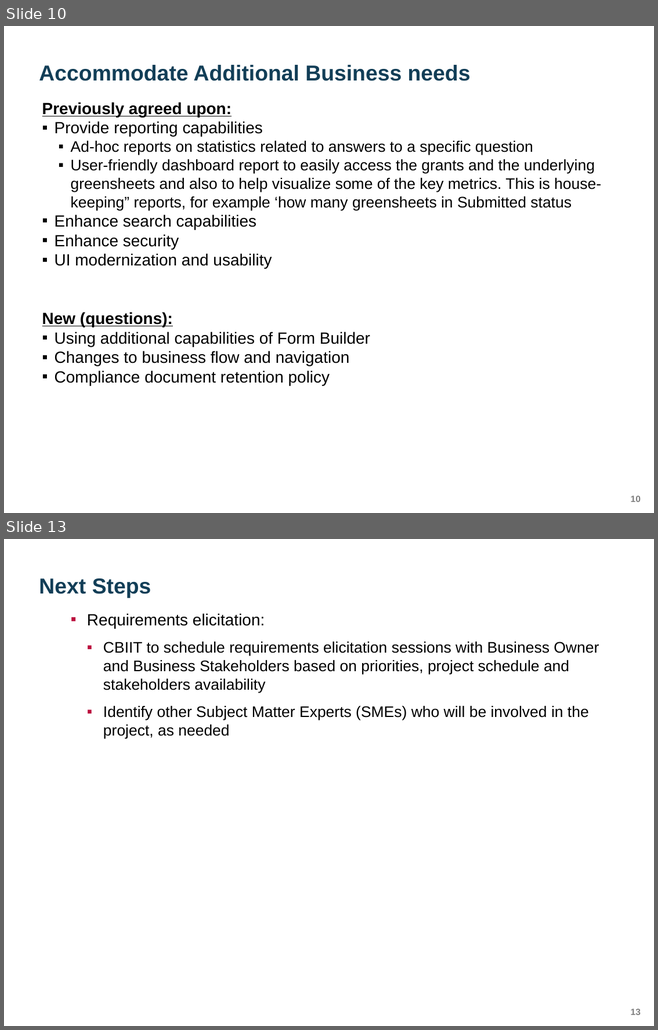
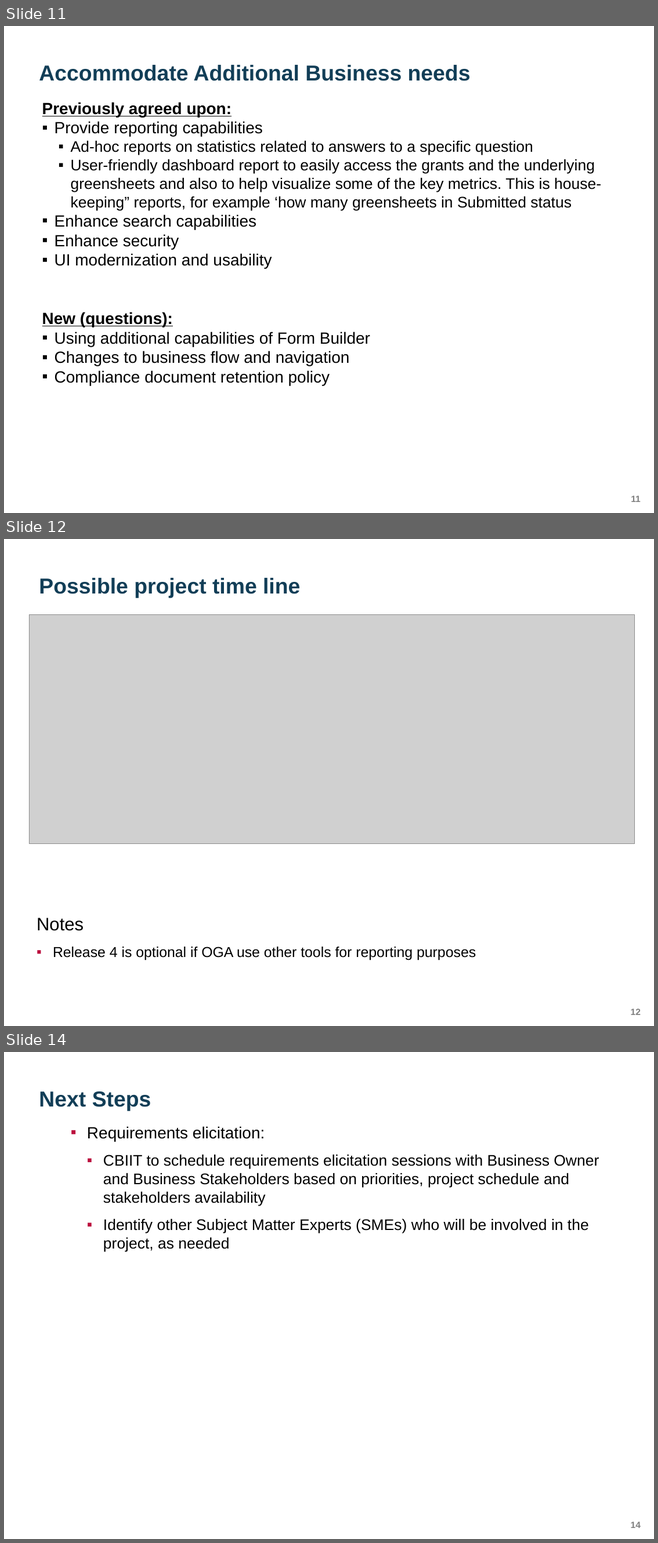
Before and after one commit to yaoh4/greensheets_classic, a slide deck: Requirements/Presentations/GreenSheets OGA presentation_version 1.pptx. Shown one above the other, each under a label of ours: slides 10 and 13 before the commit, slides 11, 12 and 14 after it; the slides between them are not shown. The pictures are 658x1030 and 658x1543 pixels, drawn with LibreOffice and Linux fonts; fonts in the diff are those of the drawing; grey boxes stand for pictures; background and template pictures are left out. Boxes give left, top, right and bottom in pixels: in the first picture for what was removed or moved away, otherwise in the second. Text is boxed around its words. In the diff, an @@ line names an element or a change of style, - is before the commit and + after.

```diff
--- a/Requirements/Presentations/GreenSheets OGA presentation_version 1.pptx
+++ b/Requirements/Presentations/GreenSheets OGA presentation_version 1.pptx
@@ slide 12 added at [4,539,654,1026], background #FFFFFF; not listed: 1 template element that a slide beside it also shows @@
@@ title added at [39,578,300,598], 24 pt, text #123E57, bold @@
+Possible project time line
@@ picture added at [29,615,633,844] @@
@@ text added at [36,918,476,960], 16 pt, text #000000 @@
+Notes
+▪ Release 4 is optional if OGA use other tools for reporting purposes
@@ what was slide 10 is now slide 11 @@
@@ page number at [630,496,640,502]: text changed @@
-10
+11
@@ what was slide 13 is now slide 14 @@
@@ page number at [630,1522,640,1528]: text changed @@
-13
+14
```
Also in this commit, not shown: 2 slides changed, 1 other slide added, 1 slide removed.
